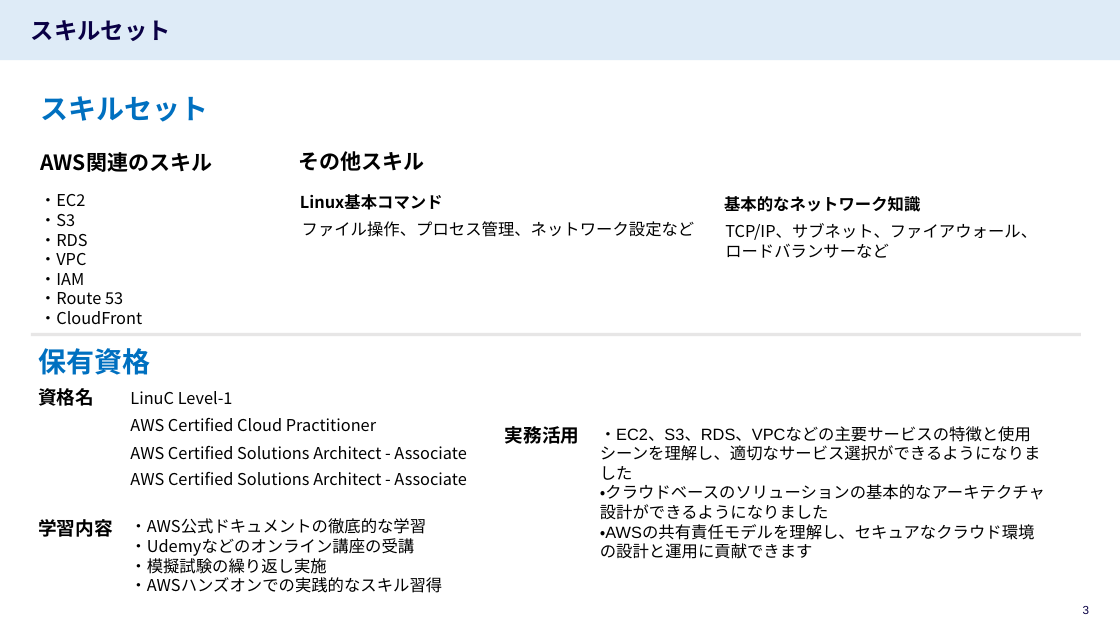
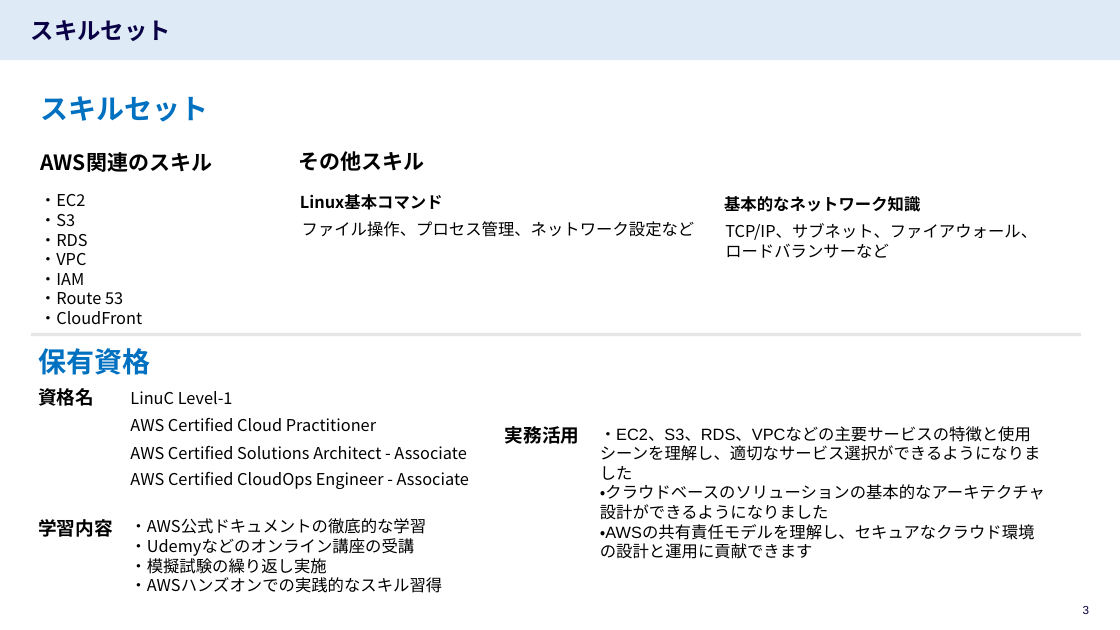
Before and after one commit to ShohgoAkiike/aws-support-portfolio, a slide deck: slide 3 of ポートフォリオ_秋池.pptx. Drawn at 1120x630 pixels with LibreOffice and Linux fonts; fonts in the diff are those of the drawing. Boxes give left, top, right and bottom in pixels: in the first picture for what was removed or moved away, otherwise in the second. Text is boxed around its words. In the diff, an @@ line names an element or a change of style, - is before the commit and + after.

```diff
--- a/ポートフォリオ_秋池.pptx
+++ b/ポートフォリオ_秋池.pptx
@@ text at (130, 472, 469, 489): text changed @@
-AWS Certified Solutions Architect - Associate
+AWS Certified CloudOps Engineer - Associate
```
